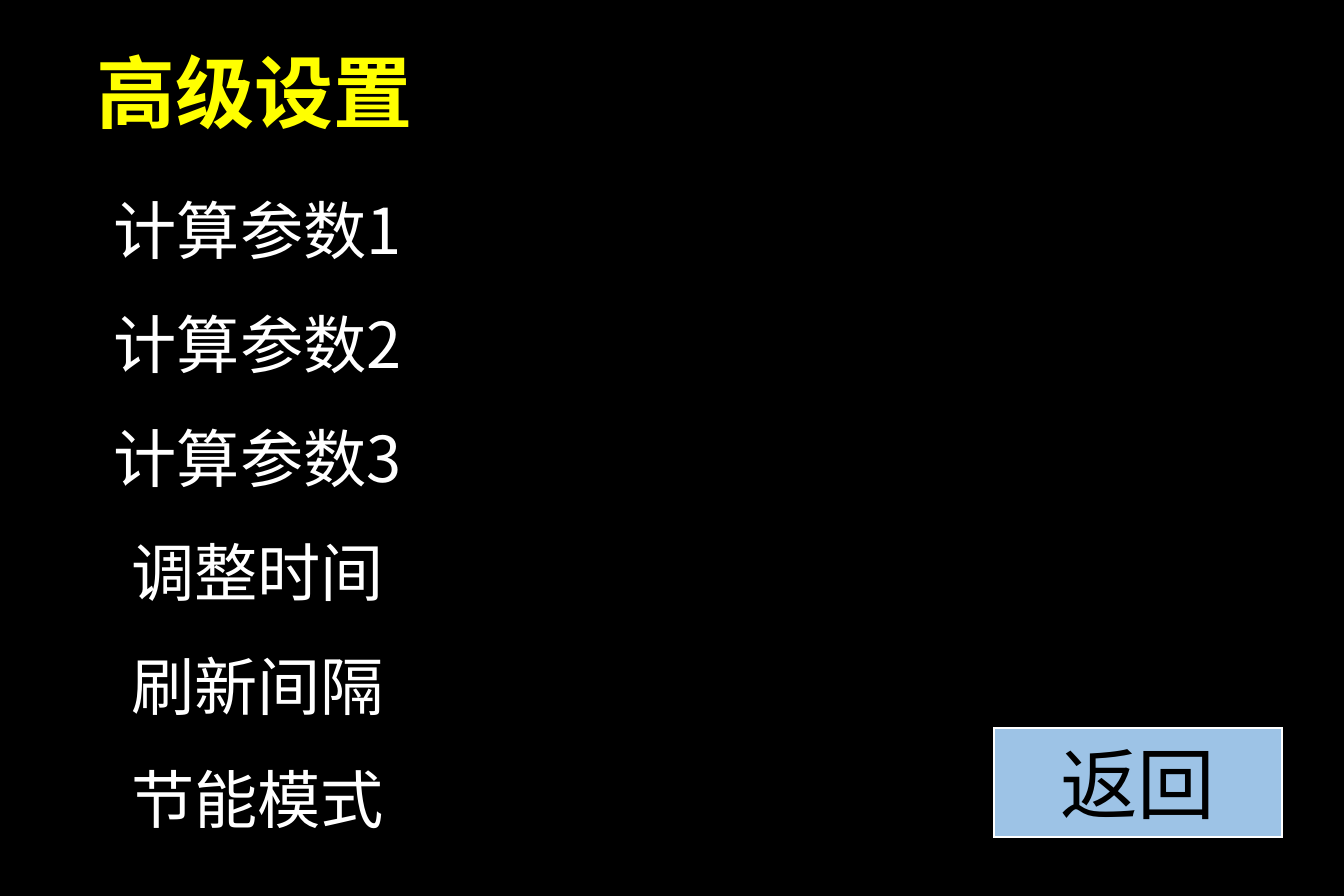
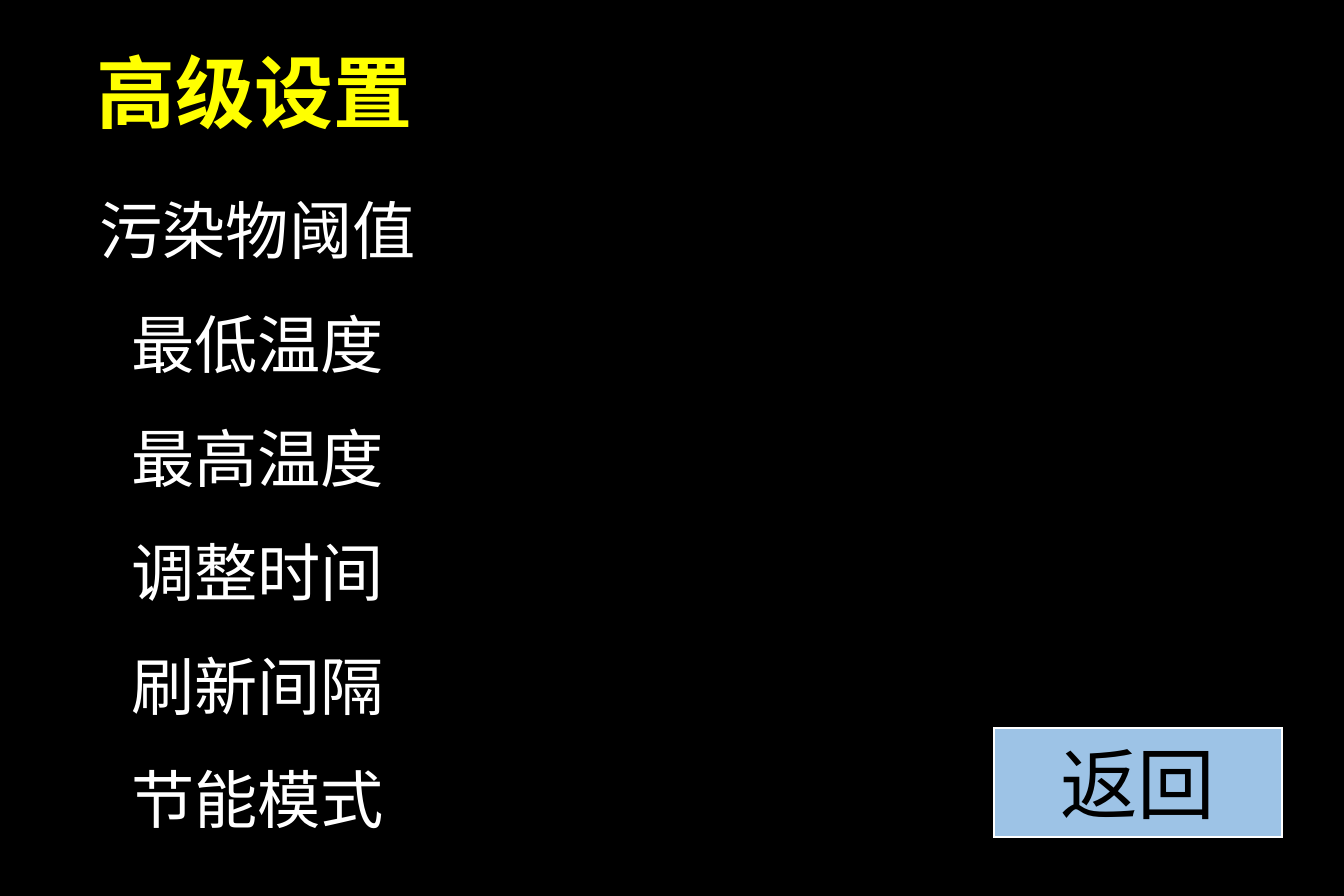
Before and after one commit to Derrick1024/IntelligentWindow, a slide deck: slide 8 of HMI/UI.pptx. Drawn at 1344x896 pixels with LibreOffice and Linux fonts; fonts in the diff are those of the drawing. Boxes give left, top, right and bottom in pixels: in the first picture for what was removed or moved away, otherwise in the second. Text is boxed around its words. In the diff, an @@ line names an element or a change of style, - is before the commit and + after.

```diff
--- a/HMI/UI.pptx
+++ b/HMI/UI.pptx
@@ text at (100,201,416,487): text changed @@
-计算参数1
-计算参数2
-计算参数3
+污染物阈值
+最低温度
+最高温度
```
Also in this commit, not shown: 4 other slides changed, 27 other files.
